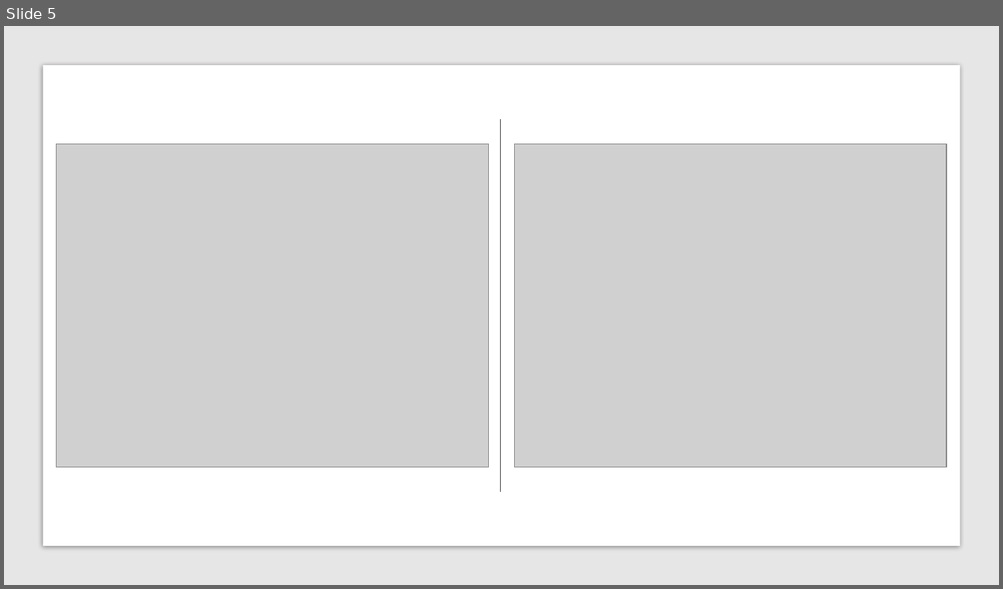
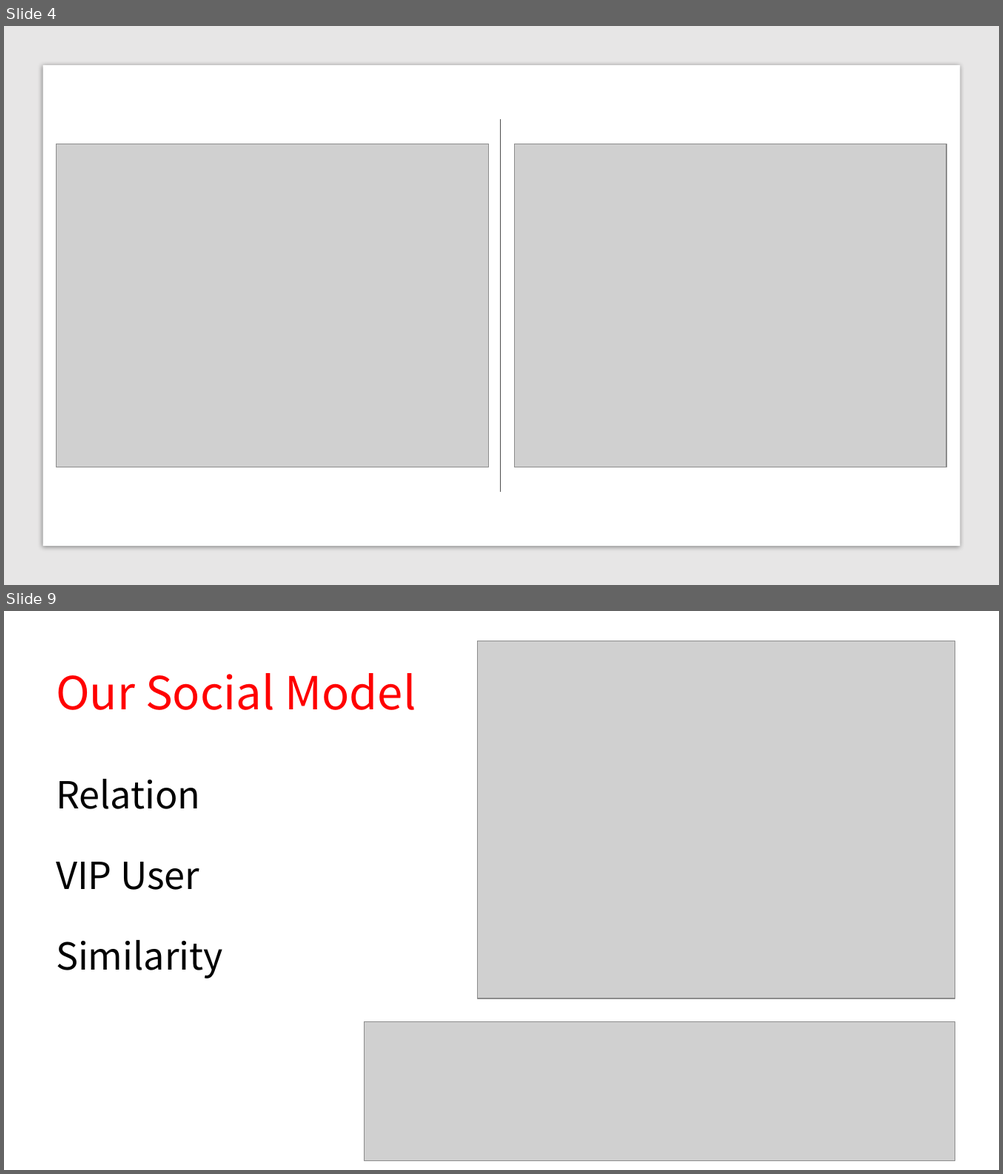
Before and after one commit to kritikakurani/YELP-RECOMMENDATION, a slide deck: final review.pptx. Shown one above the other, each under a label of ours: slide 5 before the commit, slides 4 and 9 after it; the slides between them are not shown. The pictures are 1003x589 and 1003x1174 pixels, drawn with LibreOffice and Linux fonts; fonts in the diff are those of the drawing; grey boxes stand for pictures; background and template pictures are left out. Boxes give left, top, right and bottom in pixels: in the first picture for what was removed or moved away, otherwise in the second. Text is boxed around its words. In the diff, an @@ line names an element or a change of style, - is before the commit and + after.

```diff
--- a/final review.pptx
+++ b/final review.pptx
@@ slide 9 added at (4,611,999,1170), background picture (left out) @@
@@ picture added at (478,641,956,999) @@
@@ title added at (56,673,415,710), 44 pt, text #FF0000 @@
+Our Social Model
@@ text added at (56,779,223,979), 36 pt, text #000000 @@
+Relation
+VIP User
+Similarity
@@ picture added at (364,1022,956,1161) @@
@@ what was slide 5 is now slide 4 @@
```
Also in this commit, not shown: 5 slides changed, 4 slides removed, 11 other files.
